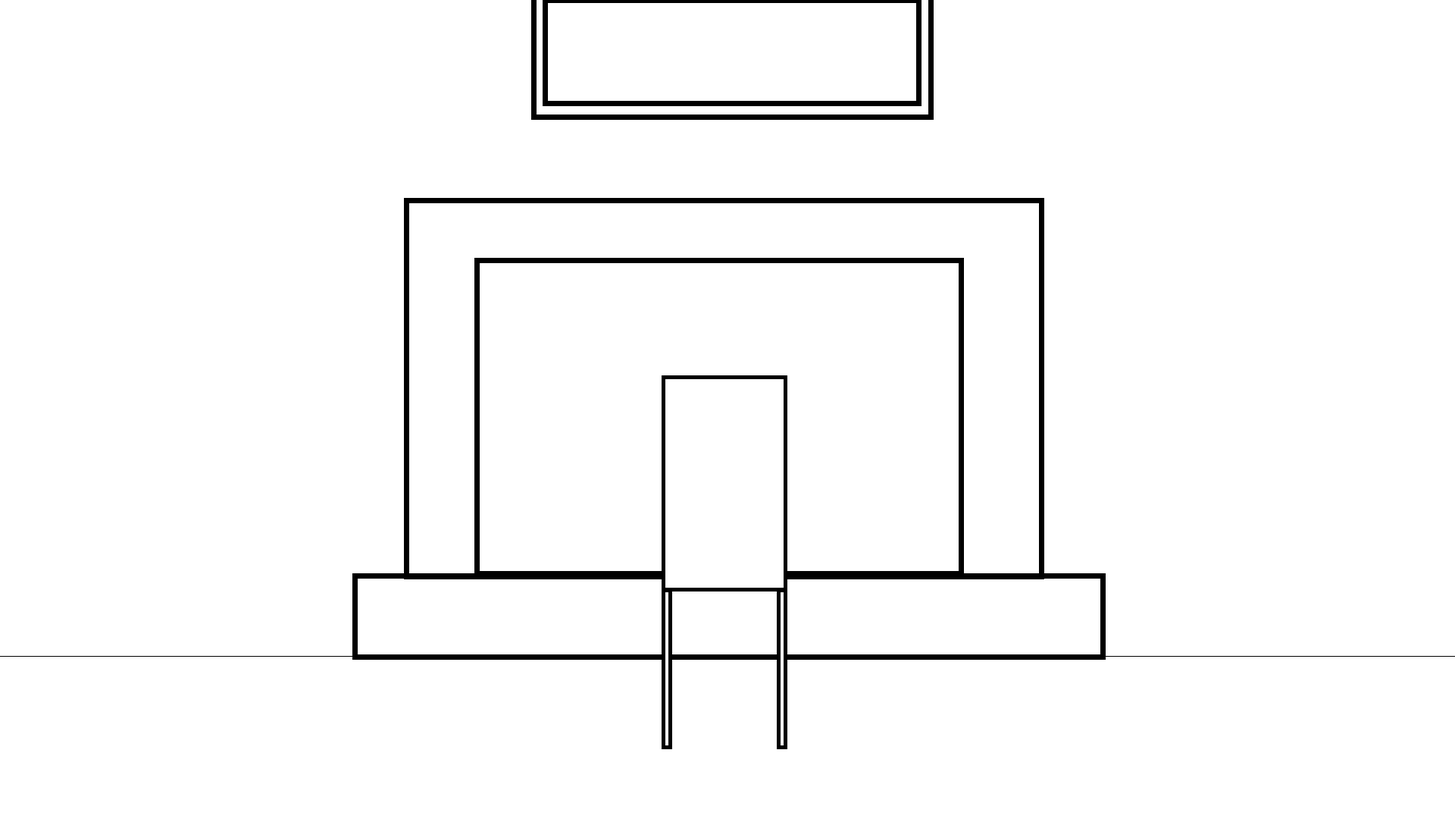
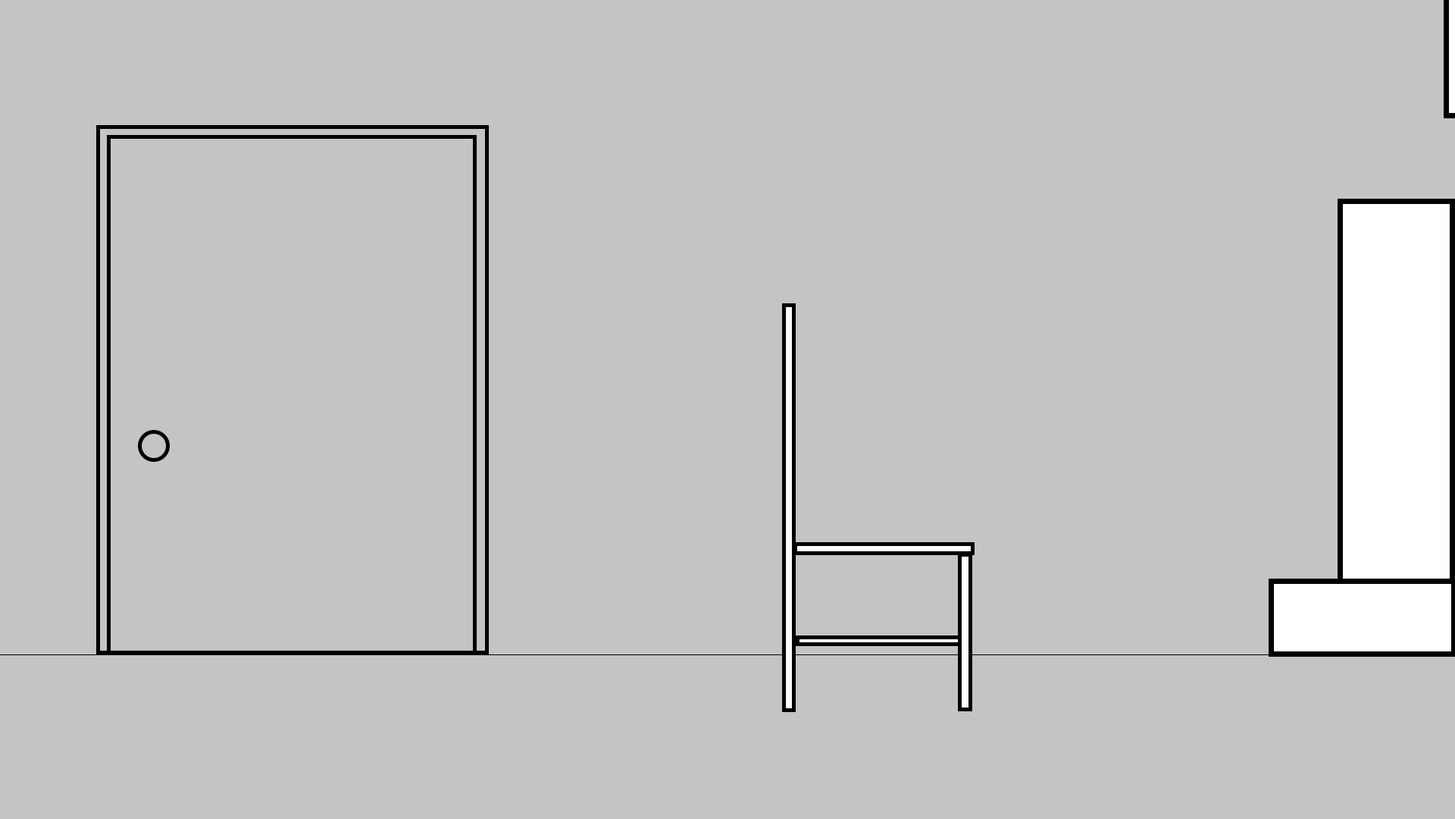
Revision of a layered w=1455, h=819 image; what changed, layer by layer:
added group "Panel 3" with 3 layers above "Panel 2" over (0, 0, 1455, 819)
added layer "Ellipse 1" in group "Panel 3" over (0, 0, 1455, 712)
added layer "Layer 2 copy" (72%) in group "Panel 3" over (0, 0, 1455, 819)
added layer "Layer 1" in group "Panel 3" over (0, 0, 1455, 819)
added layer "Layer 6" in group "Panel 2" over (649, 289, 798, 733)
added layer "Layer 5" in group "Panel 2" over (625, 432, 824, 573)
added layer "Layer 4" in group "Panel 2" over (616, 428, 815, 574)
painted on "Rectangle 2 copy" over (665, 378, 784, 746)
added layer "Layer 2" (72%) in group "Panel 2" over (0, 0, 1455, 819)
added layer "Layer 3" in group "Panel 1" over (419, 235, 1214, 487)
painted on "Shape 3" over (119, 325, 1294, 611)
added layer "Layer 2 copy 2" (72%) in group "Panel 1" over (0, 0, 1455, 819)
